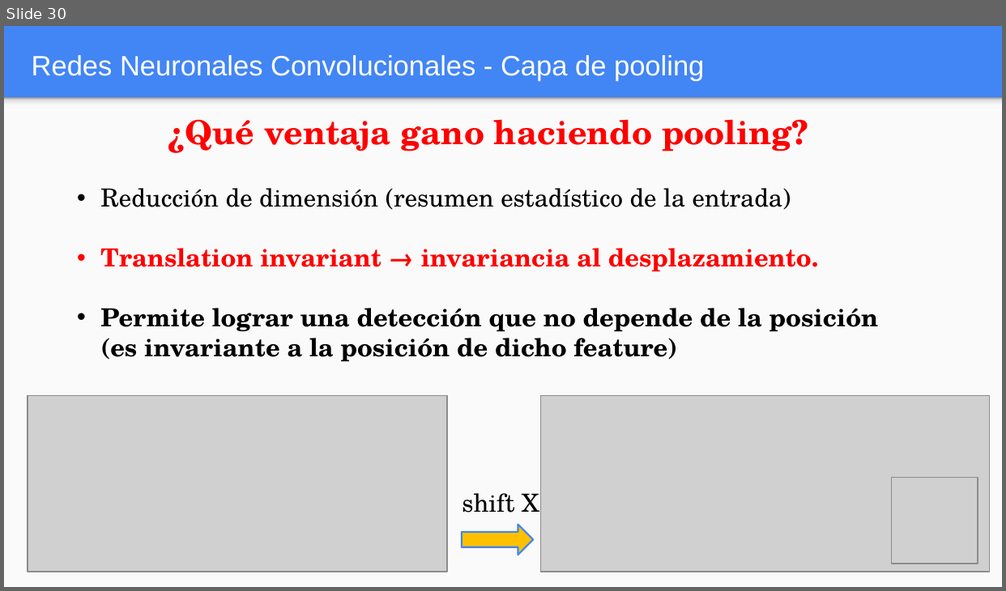
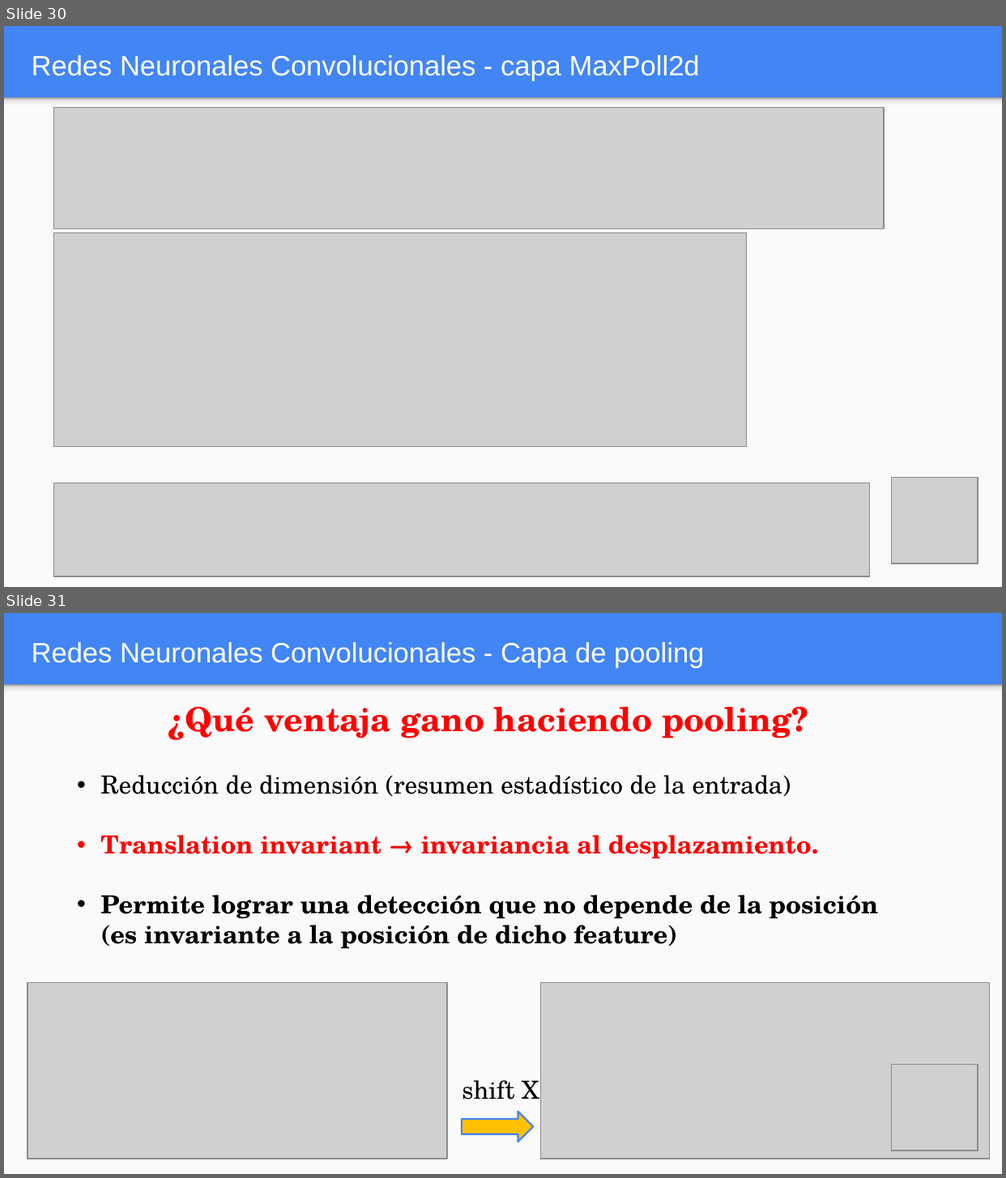
Before and after one commit to FIUBA-Posgrado-Inteligencia-Artificial/aprendizaje_profundo, a slide deck: clase_5/teoria/Clase_5.pptx. Shown one above the other, each under a label of ours: slide 30 before the commit, slides 30 and 31 after it. The pictures are 1006x591 and 1006x1178 pixels, drawn with LibreOffice and Linux fonts; fonts in the diff are those of the drawing; grey boxes stand for pictures. Boxes give left, top, right and bottom in pixels: in the first picture for what was removed or moved away, otherwise in the second. Text is boxed around its words. In the diff, an @@ line names an element or a change of style, - is before the commit and + after.

```diff
--- a/clase_5/teoria/Clase_5.pptx
+++ b/clase_5/teoria/Clase_5.pptx
@@ slide 30 added at bbox=[4, 26, 1002, 587], background #4285F4; not listed: 2 template elements that a slide beside it also shows @@
@@ title added at bbox=[32, 55, 700, 81], 20.2 pt, text #FFFFFF @@
+Redes Neuronales Convolucionales - capa MaxPoll2d
@@ picture added at bbox=[54, 108, 883, 229] @@
@@ picture added at bbox=[54, 233, 747, 446] @@
@@ picture added at bbox=[54, 483, 869, 577] @@
@@ picture added at bbox=[891, 478, 977, 564] @@
@@ what was slide 30 is now slide 31 @@
```
Also in this commit, not shown: 17 slides changed, 1 slide removed, 1 other file.
